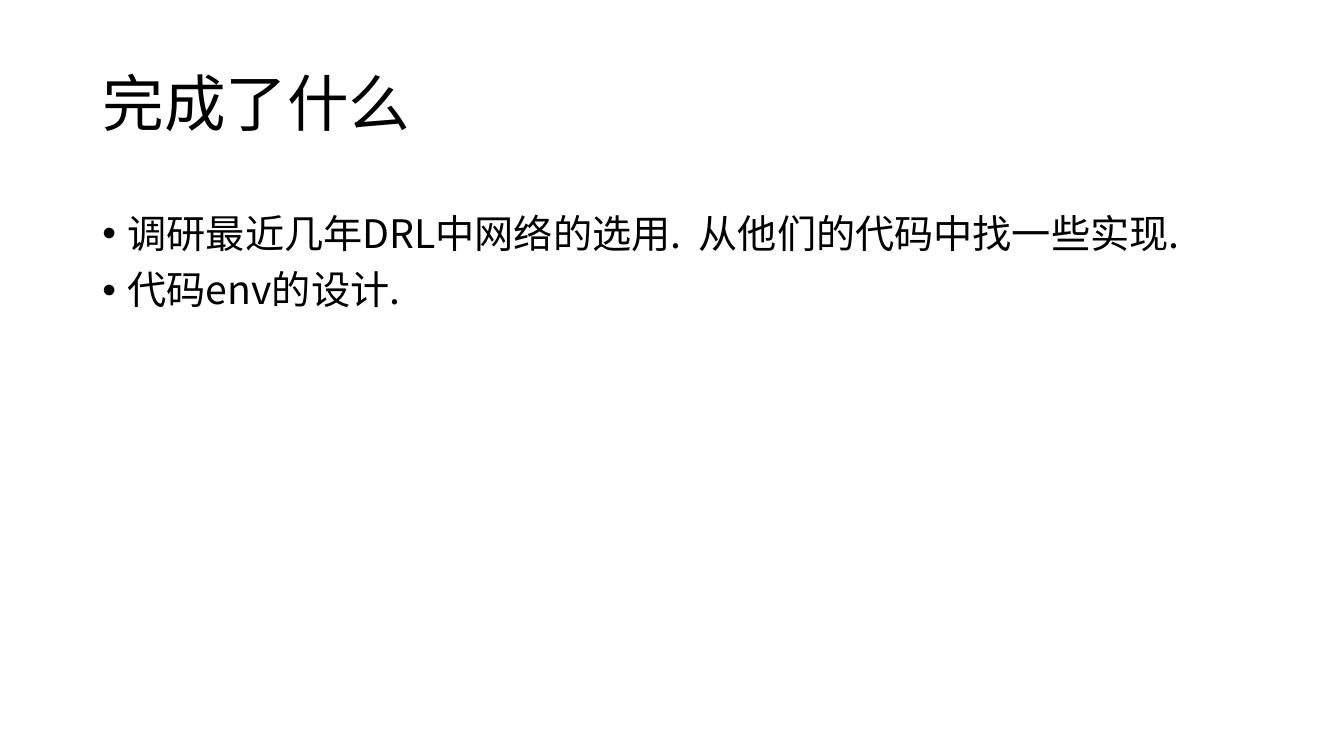
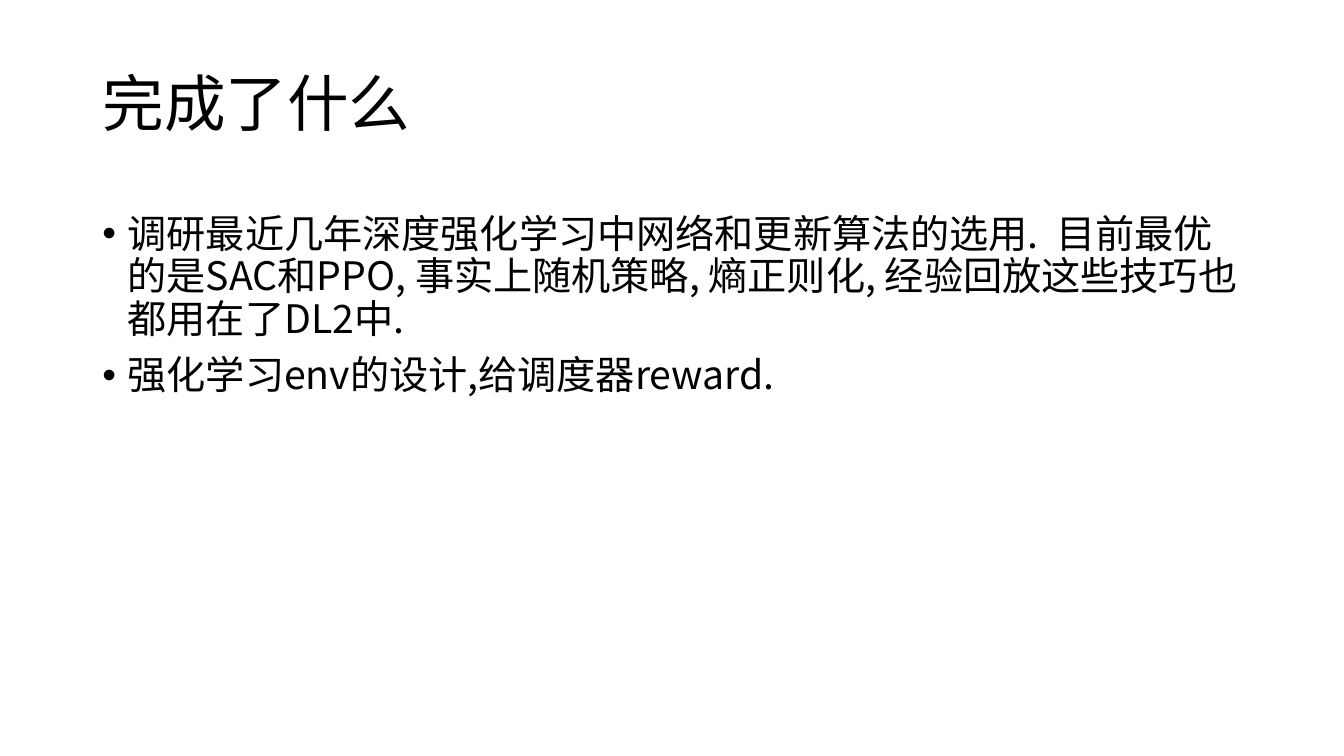
Before and after one commit to LukeLIN-web/distrubuted-ML-system, a slide deck: slide 2 of week report/8.11 report.pptx. Drawn at 1344x756 pixels with LibreOffice and Linux fonts; fonts in the diff are those of the drawing. Boxes give left, top, right and bottom in pixels: in the first picture for what was removed or moved away, otherwise in the second. Text is boxed around its words. In the diff, an @@ line names an element or a change of style, - is before the commit and + after.

```diff
--- a/week report/8.11 report.pptx
+++ b/week report/8.11 report.pptx
@@ text at <box>128,214,1237,396</box>: text changed @@
-• 调研最近几年DRL中网络的选用. 从他们的代码中找一些实现.
-• 代码env的设计.
+• 调研最近几年深度强化学习中网络和更新算法的选用. 目前最优的是SAC和PPO, 事实上随机策略, 熵正则化, 经验回放这些技巧也都用在了DL2中.
+• 强化学习env的设计,给调度器reward.
```
Also in this commit, not shown: 5 other slides changed, 2 slides added, 4 other files.
